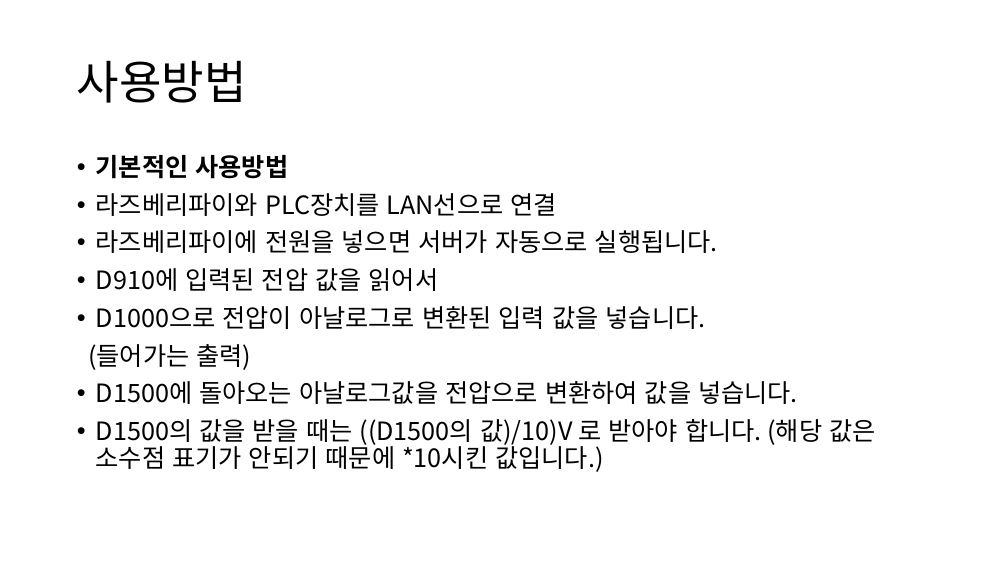
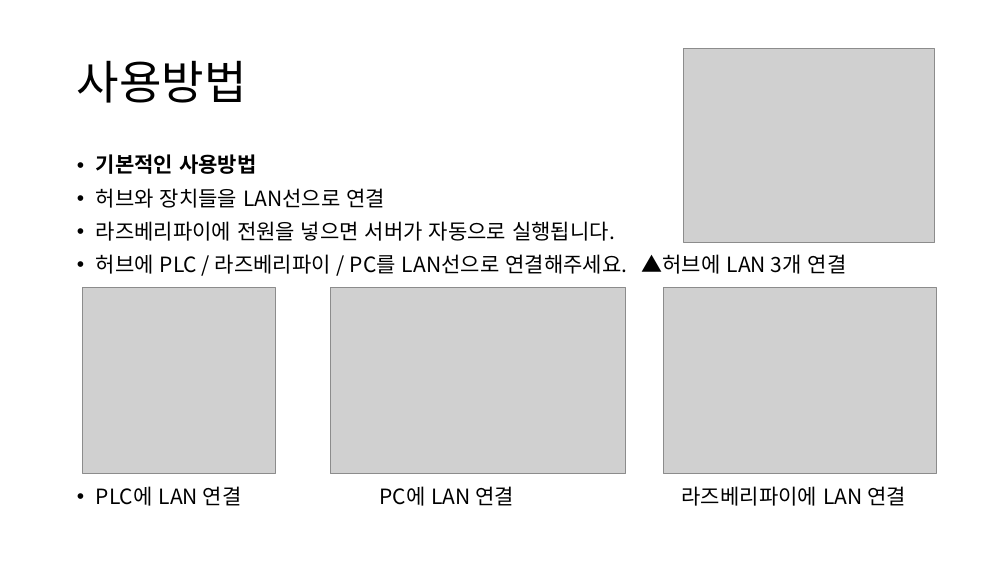
Before and after one commit to HanSol1140/PLC_Voltage, a slide deck: slide 2 of PLC & 라즈베리파이 서버.pptx. Drawn at 1008x567 pixels with LibreOffice and Linux fonts; fonts in the diff are those of the drawing; grey boxes stand for pictures. Boxes give left, top, right and bottom in pixels: in the first picture for what was removed or moved away, otherwise in the second. Text is boxed around its words. In the diff, an @@ line names an element or a change of style, - is before the commit and + after.

```diff
--- a/PLC & 라즈베리파이 서버.pptx
+++ b/PLC & 라즈베리파이 서버.pptx
@@ picture added at [684, 48, 934, 243] @@
@@ text at [96, 154, 615, 241]: size 24 to 20 pt in "기본적인 사용방법", "라즈베리파이에 전원을 넣으면 서버가 자동으로 실행됩니다." @@
@@ text at [96, 188, 385, 208]: text changed; size 24 to 20 pt @@
-• 라즈베리파이와 PLC장치를 LAN선으로 연결
+• 허브와 장치들을 LAN선으로 연결
@@ text at [96, 254, 906, 506]: text changed; size 24 to 20 pt @@
-• D910에 입력된 전압 값을 읽어서
-• D1000으로 전압이 아날로그로 변환된 입력 값을 넣습니다.
-(들어가는 출력)
-• D1500에 돌아오는 아날로그값을 전압으로 변환하여 값을 넣습니다.
-• D1500의 값을 받을 때는 ((D1500의 값)/10)V 로 받아야 합니다. (해당 값은 소수점 표기가 안되기 때문에 *10시킨 값입니다.)
+• 허브에 PLC / 라즈베리파이 / PC를 LAN선으로 연결해주세요. ▲허브에 LAN 3개 연결
+• PLC에 LAN 연결 PC에 LAN 연결 라즈베리파이에 LAN 연결
@@ picture added at [83, 288, 275, 474] @@
@@ picture added at [330, 287, 626, 473] @@
@@ picture added at [663, 287, 936, 473] @@
```
Also in this commit, not shown: 5 other slides changed, 5 slides added, 1 slide removed, 1 other file.
